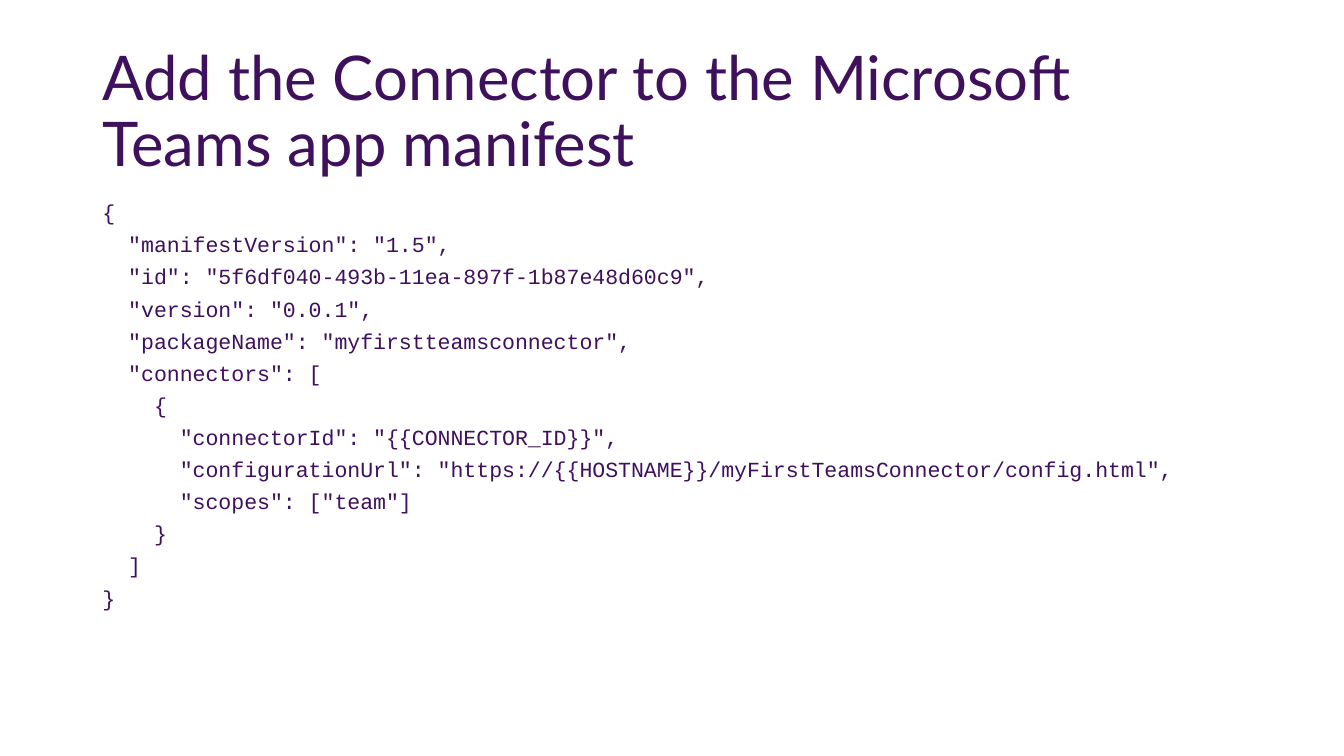
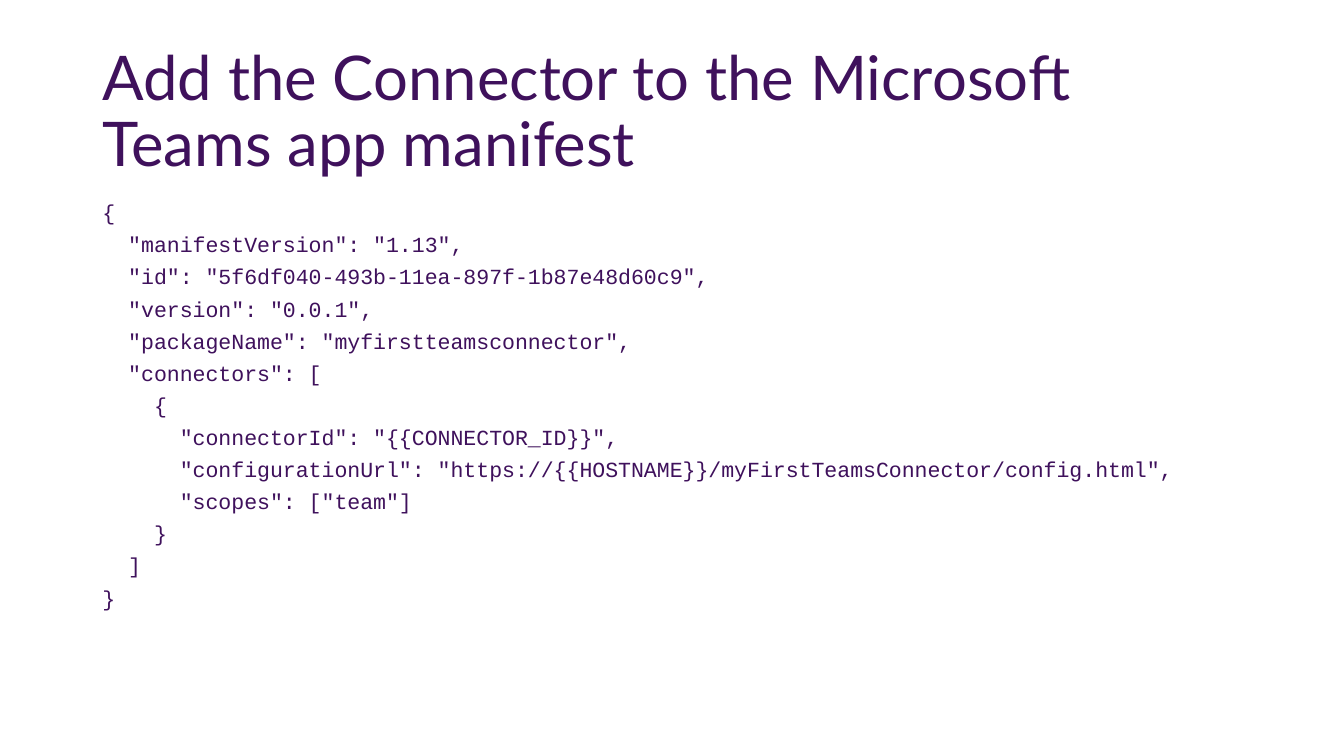
Before and after one commit to OfficeDev/TrainingContent, a slide deck: slide 26 of Teams/60 Webhooks O365 Connectors/slides.pptx. Drawn at 1344x756 pixels with LibreOffice and Linux fonts; fonts in the diff are those of the drawing; background and template pictures are left out. Boxes give left, top, right and bottom in pixels: in the first picture for what was removed or moved away, otherwise in the second. Text is boxed around its words. In the diff, an @@ line names an element or a change of style, - is before the commit and + after.

```diff
--- a/Teams/60 Webhooks O365 Connectors/slides.pptx
+++ b/Teams/60 Webhooks O365 Connectors/slides.pptx
@@ text at (x1=128, y1=237, x2=463, y2=256): text changed @@
-"manifestVersion": "1.5",
+"manifestVersion": "1.13",
```
Also in this commit, not shown: 14 other files.
